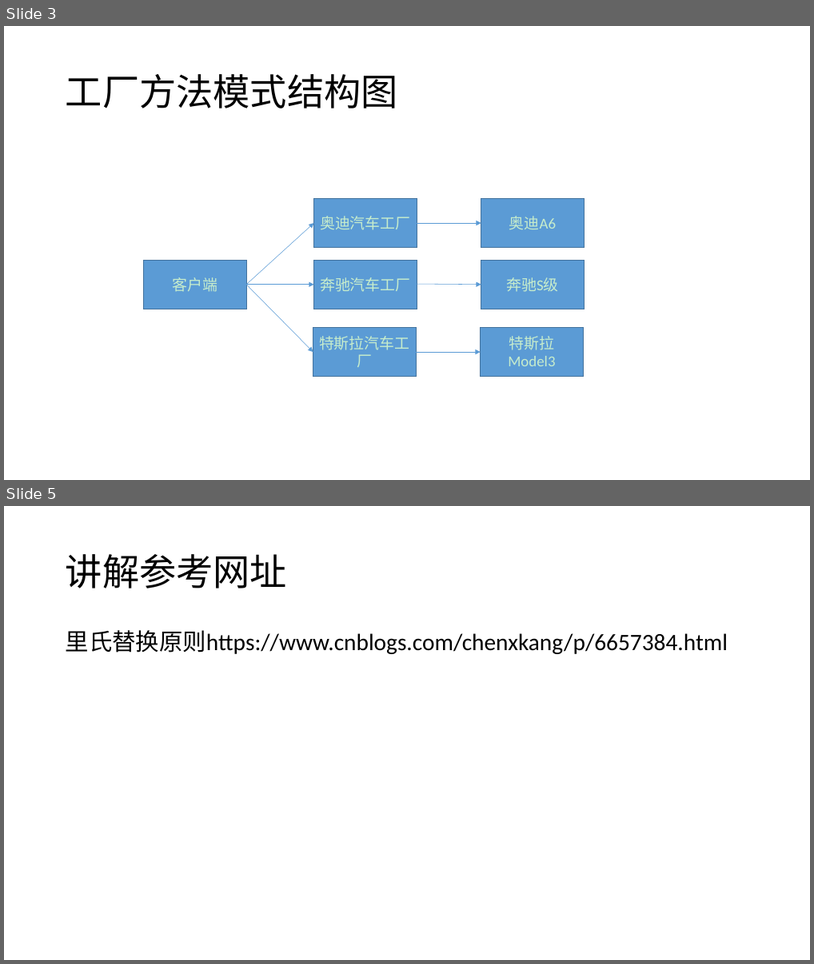
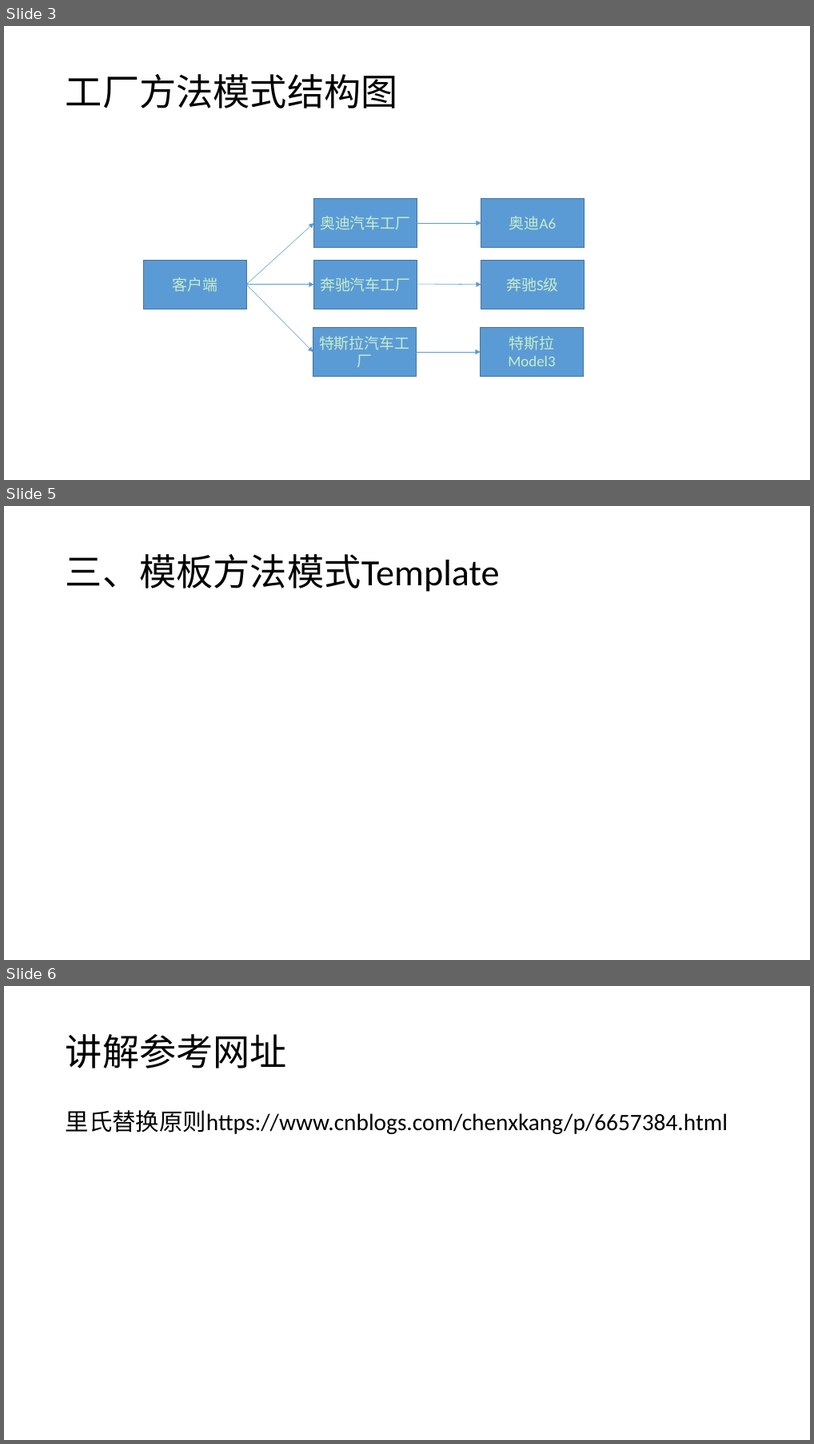
Before and after one commit to tdxhhw66/JavaCodeAcc, a slide deck: 设计模式3.pptx. Shown one above the other, each under a label of ours: slides 3 and 5 before the commit, slides 3, 5 and 6 after it; the slides between them are not shown. The pictures are 814x964 and 814x1444 pixels, drawn with LibreOffice and Linux fonts; fonts in the diff are those of the drawing. Boxes give left, top, right and bottom in pixels: in the first picture for what was removed or moved away, otherwise in the second. Text is boxed around its words. In the diff, an @@ line names an element or a change of style, - is before the commit and + after.

```diff
--- a/设计模式3.pptx
+++ b/设计模式3.pptx
@@ slide 5 added at (4, 506, 810, 960), background #C7EDCC @@
@@ title added at (66, 554, 500, 592), 44 pt, text #000000 @@
+三、模板方法模式Template
@@ what was slide 5 is now slide 6 @@
```
Also in this commit, not shown: 2 slides changed, 12 other files.
